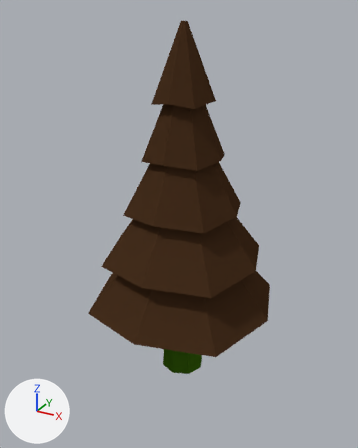
The Blender file Beabest/Assets/scenes/tree1_LOD1.blend, before and after one commit.
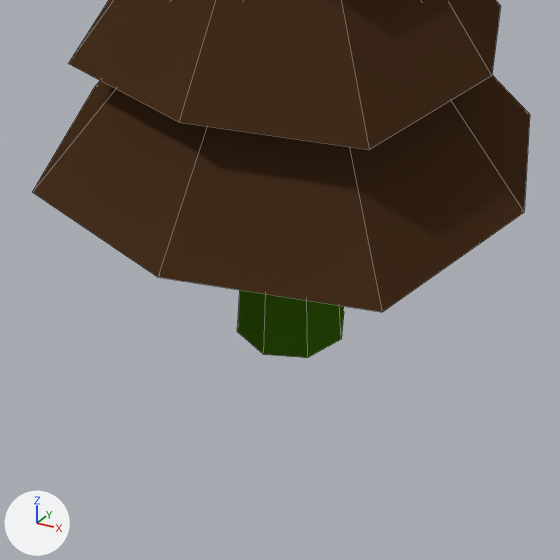
Each version appears first whole from a 50 mm lens placed at (3.56, -6.59, 4.31), pointed at (-0.15, 0.16, 0.93), and next in a close-up on the part from 21% to 78% of the width and 54% to 100% of the height. Lighting does not change. The marker at lower left points along +X, +Y and +Z. The close-ups show mesh edges as thin lines.
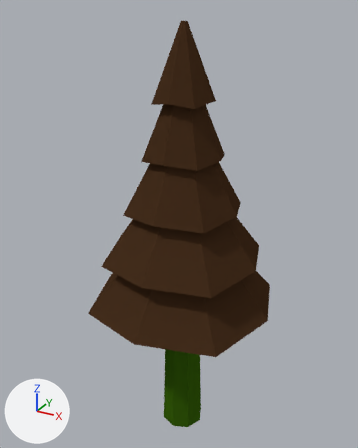
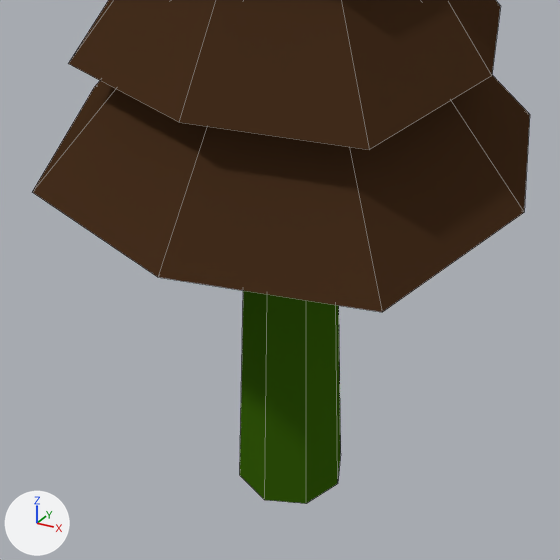
Where the change shows, as pixel boxes [x1, y1, x2, y2] in the close-ups (560 x 560 px; the box of a moved part takes in the faces that stretch with it):
'Cylinder', reshaped: before [32, 0, 530, 358]; after [32, 0, 530, 504]
part 1 of me_cylinder, moved or reshaped: before [237, 290, 344, 358]; after [240, 291, 341, 504]

The change, as a diff of the scene's bpy script:
```diff
--- a/Beabest/Assets/scenes/tree1_LOD1.blend.py
+++ b/Beabest/Assets/scenes/tree1_LOD1.blend.py
@@ me_cylinder @@
 me_cylinder.from_pydata(...)  # 117 vertices, 66 faces; spans x -1.56..1.56, y -1.53..1.6, z -1.79..4.12
 # used by ob_cylinder; location = (0.0, 0.0, 0.0)
 # before: 93 (0.0, 0.42, -1.79), 95 (0.27, 0.3, -1.79) at pixel (343, 311), 97 (0.38, 0.03, -1.79) at pixel (341, 339), 99 (0.27, -0.24, -1.79) at pixel (307, 357), 101 (0.0, -0.35, -1.79) at pixel (263, 354)
 # before: 103 (-0.27, -0.24, -1.79) at pixel (237, 331), 105 (-0.39, 0.03, -1.79), 107 (-0.27, 0.3, -1.79)
+# me_cylinder part 1
+for i in [93, 95, 97, 99, 101, 103, 105, 107]: me_cylinder.vertices[i].co += Vector((0.0, 0.0, -1.28))
 me_cylinder.materials.append(mat_material_001)
```
